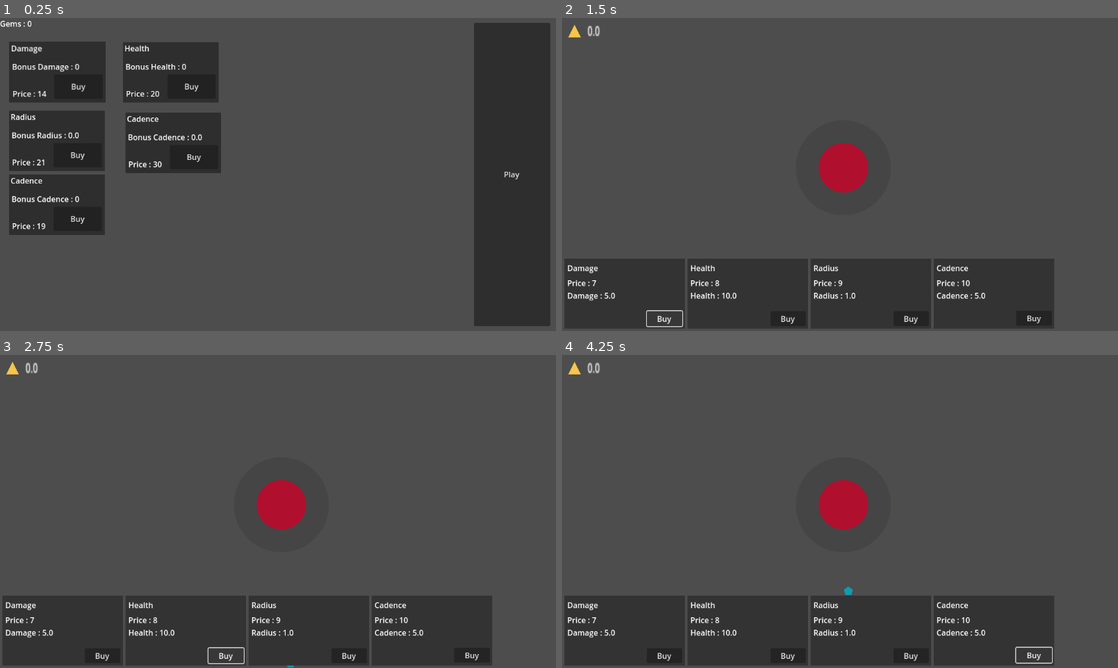
Above: before the commit, frames 1-4 (two rows, left to right).
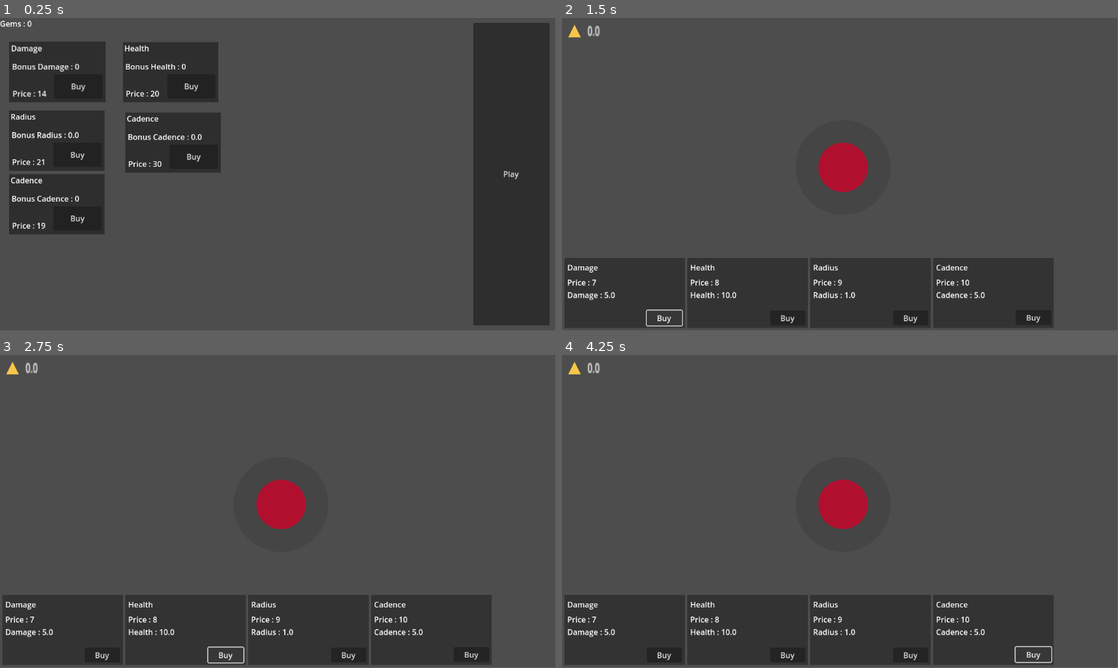
Above: after the commit, the same moments.

Repository: jakubaszcz/Prototype-Evil-Tower
Game: Godot game, scene res://Components/Scenes/Menu.tscn
Two runs of this game, one before a commit and one after it. Both use one fixed random seed, a clock stepped at 60 frames per second and the inputs below.
Inputs:
- Up to frame 1 (0.25 s): no input
- Up to frame 2 (1.5 s): click "Play" at 0.5 s; click "Buy" at 1.25 s
- Up to frame 3 (2.75 s): click "Buy" at 2 s
- Up to frame 4 (4.25 s): click "Buy" at 2.75 s; click "Buy" at 3.5 s
In our replay, the window is 800x450 before the commit and 799x449 after it. These sizes can differ from the game's own. Grey fills any space a smaller window leaves; there, only what the larger window draws over its background counts as a difference.

The runs differ from the first frame. In frame 1, 1.1% of the frame differs, in the area x 1-99%, y 1-99%; in frame 2, 1.3%; in frame 3, 1.3%; in frame 4, 1.4%, in the area x 0-89%, y 39-99%.

Commit message:
[PET] Wave System

Diff:
--- a/Components/Entities/Map.tscn
+++ b/Components/Entities/Map.tscn
@@ -1,12 +1,9 @@
 [gd_scene load_steps=2 format=3 uid="uid://ootpfvisx2mm"]
 
-[ext_resource type="Script" uid="uid://h3a4yjuu0mj0" path="res://Scripts/Map.gd" id="1_w1asb"]
+[ext_resource type="Script" uid="uid://h3a4yjuu0mj0" path="res://Scripts/WaveManager.gd" id="1_w1asb"]
 
-[node name="Map" type="Node2D"]
+[node name="WaveManager" type="Node2D"]
 script = ExtResource("1_w1asb")
+wave_file_path = "res://Data/Wave.json"
 
-[node name="SpawnTimer" type="Timer" parent="."]
-wait_time = 2.0
-autostart = true
-
-[connection signal="timeout" from="SpawnTimer" to="." method="_on_spawn_timer_timeout"]
+[node name="WaveTimer" type="Timer" parent="."]
--- a/Components/Interfaces/Game/PlayerStatistics.gd
+++ b/Components/Interfaces/Game/PlayerStatistics.gd
@@ -3,7 +3,6 @@
 @onready var infos_label = $Infos
 
 func _physics_process(_delta: float) -> void:
-	print(str(Game.game_damage))
 	$DamageContainer/Price.text = "Price : " + str(Game.game_damage_price)
 	$DamageContainer/Ability.text = "Damage : " + str(Game.game_damage)
 
--- a/Components/Scenes/Game.tscn
+++ b/Components/Scenes/Game.tscn
@@ -1,11 +1,9 @@
-[gd_scene load_steps=9 format=3 uid="uid://dw6snjba4llv7"]
+[gd_scene load_steps=7 format=3 uid="uid://dw6snjba4llv7"]
 
 [ext_resource type="Script" uid="uid://bj8em8c3wqlc6" path="res://Scripts/Game.gd" id="1_u1lbh"]
 [ext_resource type="PackedScene" uid="uid://cq0st15no33wp" path="res://Components/Entities/Player.tscn" id="2_jru4f"]
 [ext_resource type="PackedScene" uid="uid://ootpfvisx2mm" path="res://Components/Entities/Map.tscn" id="3_jru4f"]
 [ext_resource type="PackedScene" uid="uid://dkhftkgwmo5w3" path="res://Components/Interfaces/Game/player_statistics.tscn" id="4_h73p6"]
-[ext_resource type="PackedScene" uid="uid://7qrwl6nlntii" path="res://Components/Entities/Enemy_Type_1.tscn" id="4_m8cfy"]
-[ext_resource type="PackedScene" uid="uid://btpldchpopeg0" path="res://Components/Entities/Enemy_Type_2.tscn" id="5_m8cfy"]
 [ext_resource type="PackedScene" uid="uid://b5hnoljbdco2u" path="res://Components/game_loop.tscn" id="7_7qqcm"]
 [ext_resource type="PackedScene" uid="uid://6bx4vjucv7wm" path="res://Components/Interfaces/game_over_ui.tscn" id="7_u1lbh"]
 
@@ -21,8 +19,7 @@
 
 [node name="Spawn" type="Node" parent="Components"]
 
-[node name="Map" parent="Components/Spawn" node_paths=PackedStringArray("player") instance=ExtResource("3_jru4f")]
-enemies_to_spawn = Array[PackedScene]([ExtResource("4_m8cfy"), ExtResource("5_m8cfy")])
+[node name="WaveManager" parent="Components/Spawn" node_paths=PackedStringArray("player") instance=ExtResource("3_jru4f")]
 player = NodePath("../../Player/Player")
 
 [node name="UI" type="Node" parent="."]
--- /dev/null
+++ b/Data/Wave.json
@@ -0,0 +1,19 @@
+[
+  {
+	"wave": 1,
+	"reward": 15,
+	"spawn_cadence": 1.0,
+	"enemies": [
+	  { "type": "res://Components/Entities/Enemy_Type_2.tscn", "count": 5 }
+	]
+  },
+  {
+	"wave": 2,
+	"reward": 25,
+	"spawn_cadence": 1.2,
+	"enemies": [
+	  { "type": "res://Components/Entities/Enemy_Type_1.tscn", "count": 8 },
+	  { "type": "res://Components/Entities/Enemy_Type_2.tscn", "count": 2 }
+	]
+  }
+]
--- a/Scripts/Entities/EnemiesClass.gd
+++ b/Scripts/Entities/EnemiesClass.gd
@@ -1,5 +1,7 @@
 extends CharacterBody2D
 class_name Enemy
+
+signal enemy_died
 
 @export var health: int = 100
 @export var speed: float = 50.0
@@ -54,6 +56,7 @@
 	if health <= 0:
 		Game.game_coin += recompense
 		is_dead = true
+		emit_signal("enemy_died")
 		Game.enemies_killed_count += 1
 		queue_free()
 
--- a/Scripts/Entities/Player.gd
+++ b/Scripts/Entities/Player.gd
@@ -14,7 +14,6 @@
 
 func _ready() -> void:
 	cooldown.wait_time = Game.game_cadence
-
 	trigger_collider.scale = Vector2(Game.game_radius, Game.game_radius)
 
 func _draw() -> void:
--- a/Scripts/Game.gd
+++ b/Scripts/Game.gd
@@ -7,6 +7,8 @@
 static var survival_time : float = 0.0
 static var enemies_killed_count : int = 0
 static var game_gems : int = 0
+static var current_wave : int = 1
+
 # Start Coin
 static var game_coin : float = 0
 static var game_health : float = 10
@@ -33,6 +35,9 @@
 		game_gems = (survival_time + enemies_killed_count)/(survival_time/enemies_killed_count)
 		Global.ressources_gems += game_gems
 
+func _add_coins(amount : int):
+	game_coin += amount
+
 func _reset_data():
 	is_game_over = false
 	survival_time = 0.0
@@ -58,6 +63,9 @@
 
 func _ready() -> void:
 	Global.load_progression()
+	var wave_manager = get_node("/root/Game/Components/Spawn/WaveManager")
+	wave_manager.connect("wave_reward", Callable(self, "_on_wave_reward"))
 	_reset_data()
-	print("game_coin : " + str(game_coin))
-	print(str(game_damage) + "+" + str(Global.abilities_attack) + "=" + str(game_damage))
+
+func _on_wave_reward(reward):
+	_add_coins(reward)
--- a/Scripts/Map.gd
+++ /dev/null
@@ -1,32 +0,0 @@
-extends Node2D
-
-@export var enemies_to_spawn: Array[PackedScene] = []
-@export var player: CharacterBody2D
-
-func _on_spawn_timer_timeout() -> void:
-	if not player: return
-	if enemies_to_spawn.is_empty():
-		return
-
-	var enemy_scene: PackedScene = enemies_to_spawn.pick_random()
-	var e = enemy_scene.instantiate()
-	e._set_target(player)
-	e.position = get_spawn_position()
-	call_deferred("add_child", e)
-
-
-func get_spawn_position() -> Vector2:
-	var rect = get_viewport_rect()
-	var margin = 5
-	var side = randi() % 4
-
-	match side:
-		0: # Up
-			return Vector2(randf_range(0, rect.size.x), -margin)
-		1: # Down
-			return Vector2(randf_range(0, rect.size.x), rect.size.y + margin)
-		2: # Right
-			return Vector2(-margin, randf_range(0, rect.size.y))
-		3: # Left
-			return Vector2(rect.size.x + margin, randf_range(0, rect.size.y))
-	return Vector2.ZERO
--- a/project.godot
+++ b/project.godot
@@ -19,10 +19,6 @@
 
 Global="*res://Scripts/Global.gd"
 
-[display]
-
-window/stretch/mode="viewport"
-
 [global_group]
 
 enemy="Global groupe for every enemies"
Not shown, removed: Scripts/Map.gd.uid
